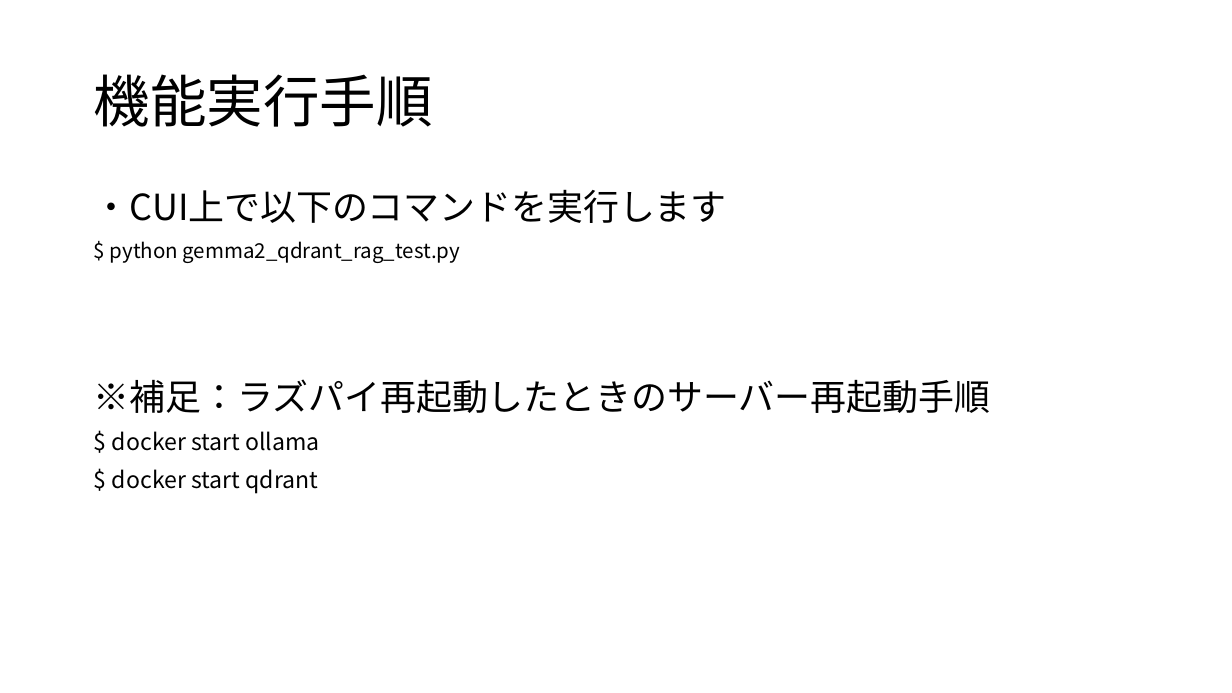
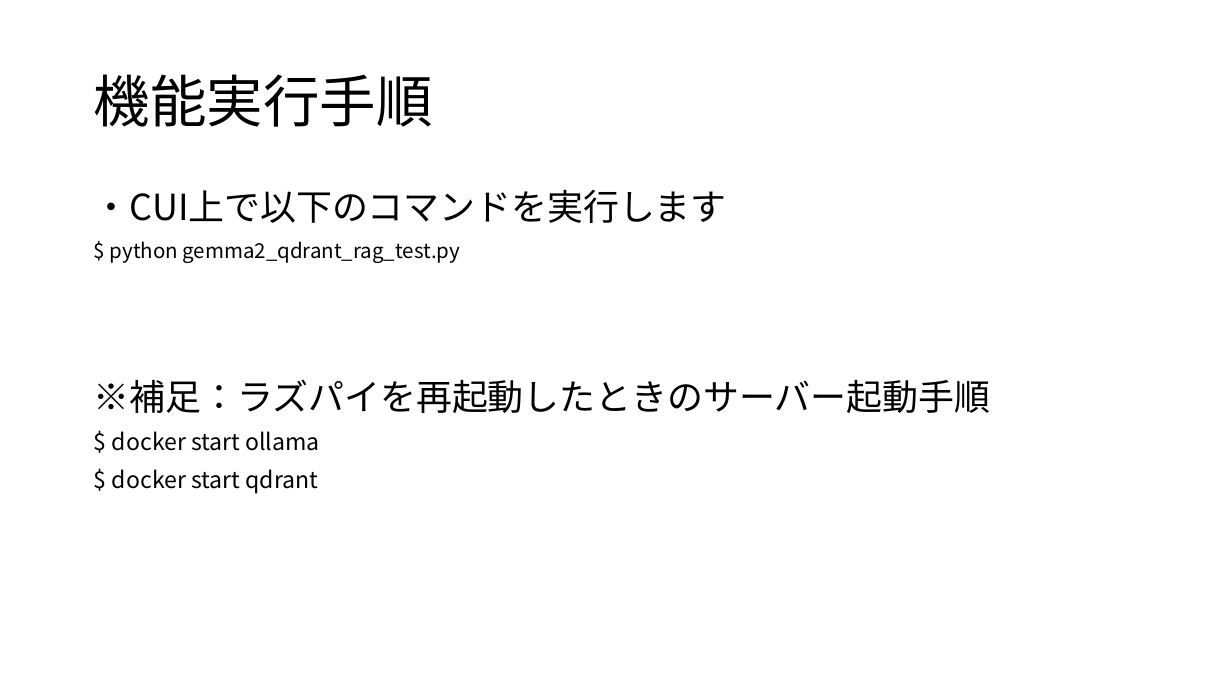
Before and after one commit to koga-miko/misc, a slide deck: slide 7 of raspberry-pi-report/RAGの検証_Gemma2_qdrant.pptx. Drawn at 1232x693 pixels with LibreOffice and Linux fonts; fonts in the diff are those of the drawing. Boxes give left, top, right and bottom in pixels: in the first picture for what was removed or moved away, otherwise in the second. Text is boxed around its words. In the diff, an @@ line names an element or a change of style, - is before the commit and + after.

```diff
--- a/raspberry-pi-report/RAGの検証_Gemma2_qdrant.pptx
+++ b/raspberry-pi-report/RAGの検証_Gemma2_qdrant.pptx
@@ text at [94, 379, 990, 413]: text changed @@
-※補足：ラズパイ再起動したときのサーバー再起動手順
+※補足：ラズパイを再起動したときのサーバー起動手順
```
Also in this commit, not shown: 3 other slides changed, 4 other files.
